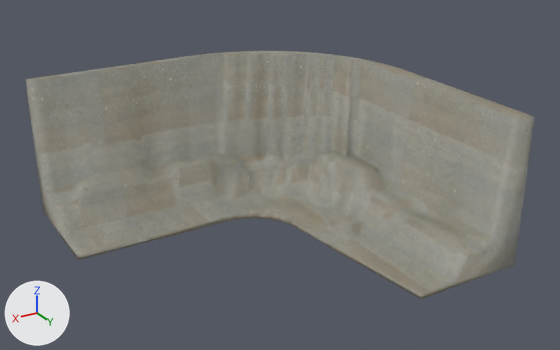
Two versions of the FBX model Assets/Resources/walls/rightTurnOut.fbx, one commit apart.
Both versions are drawn from a 50 mm camera at (30.3, 53.0, 31.6) aimed at (-0.9, 0.9, 5.6). The lights are fixed; the arrows at lower left show +X, +Y and +Z. Where no turn or scale is listed for an object, it has been applied to the vertices.
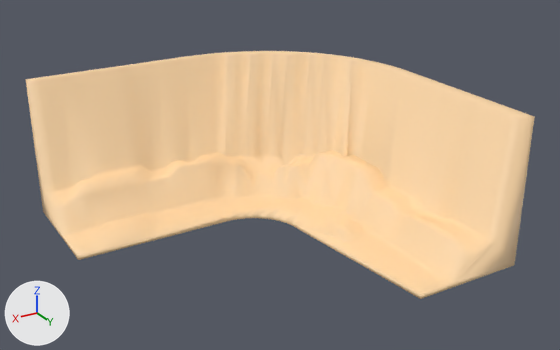
Changed parts and their boxes (x1, y1, x2, y2) in the pictures (560 x 350 px):
'Mesh1', recoloured (grey to beige): (25, 51, 535, 299) in both

What changed in the scene script:
```text
Add mat_color_c03:
    mat_color_c03 = principled_material('Color_C03')
    mat_color_c03.base_color = (1.0, 0.698, 0.396)  # beige #ffdaa9
    mat_color_c03.roughness = 0.553
Change me_mesh:
    where me_mesh.from_pydata(...)  # 611 vertices, 617 faces; spans x -15.0..15.5, y -15.0..15.0, z -0.4..12.5
    remove me_mesh.materials.append(mat_stone_vein_gray)  # picture img_stone_vein_gray_jpg
    add me_mesh.materials.append(mat_color_c03)  # beige #ffdaa9
```
